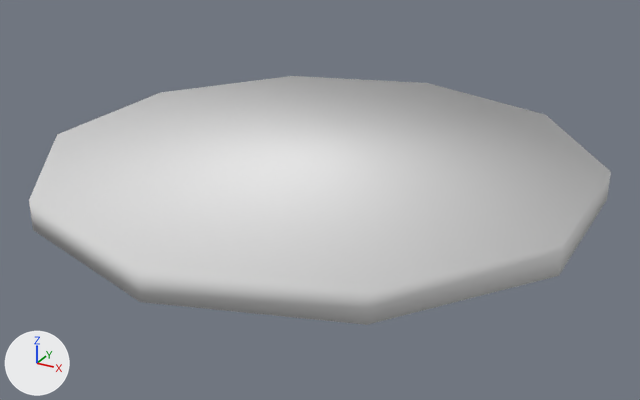
The OBJ model 6107COMP-Coursework-Template/Applications/Data/Models/Landing.obj as it was, and as the next commit left it.
Camera for both pictures: a 50 mm lens placed at (10.33, -18.72, 9.85), pointed at (0.1, -0.13, 0.55). The lights are fixed; the arrows at lower left show +X, +Y and +Z. Where no turn or scale is listed for an object, it has been applied to the vertices.
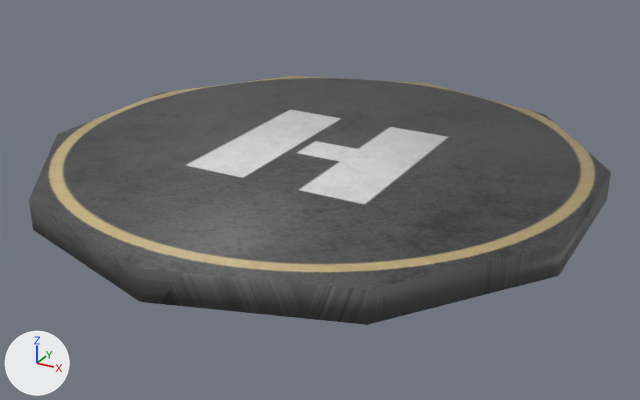
Changed parts and their boxes (x1, y1, x2, y2) in the pictures (640 x 400 px):
'Cylinder', surface changed (white to grey): (29, 76, 611, 325) in both

What changed in the scene script:
```text
Add img_helipad_base_color_png:
    img_helipad_base_color_png = load_image('HeliPad_Base_Color.png', '../Textures/HeliPad_Base_Color.png', 2048, 2048, 'sRGB')
Change mat_helipad:
    remove mat_helipad.base_color = (0.8, 0.8, 0.8)  # white #e7e7e7
    add mat_helipad.texture = img_helipad_base_color_png
    mat_helipad.roughness: 1.0 -> 0.526
Change me_cylinder:
    where me_cylinder.from_pydata(...)  # 40 vertices, 76 faces; spans x -6.86..6.86, y -7.21..7.21, z 0.02..1.82
    used by ob_cylinder; location = (0.0, 0.0, 0.0)
    me_cylinder part 1: 76 kept faces spanning x -6.86..6.86, y -7.21..7.21, z 0.02..1.82 get new texture (UV) coordinates
```
